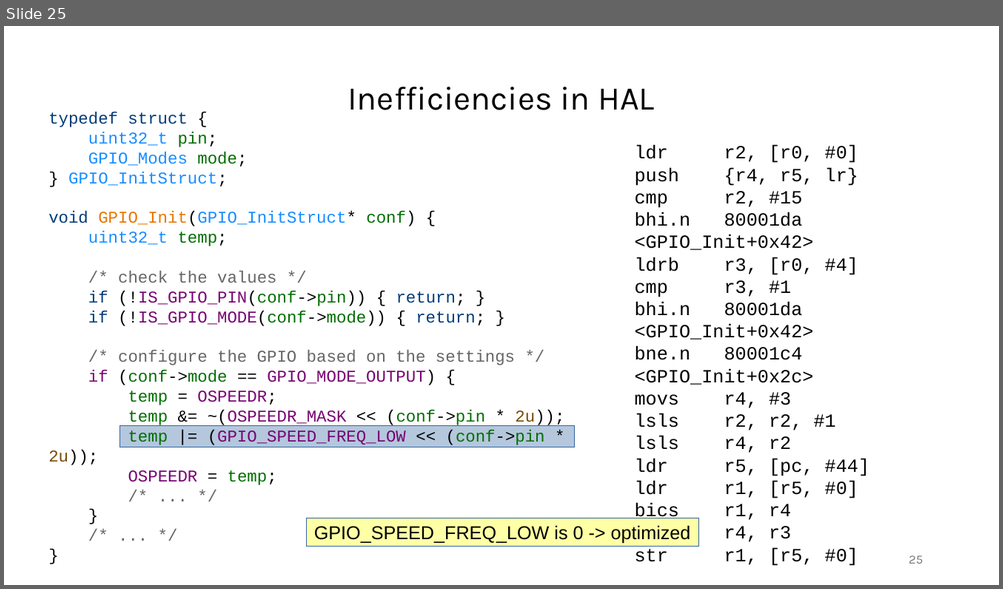
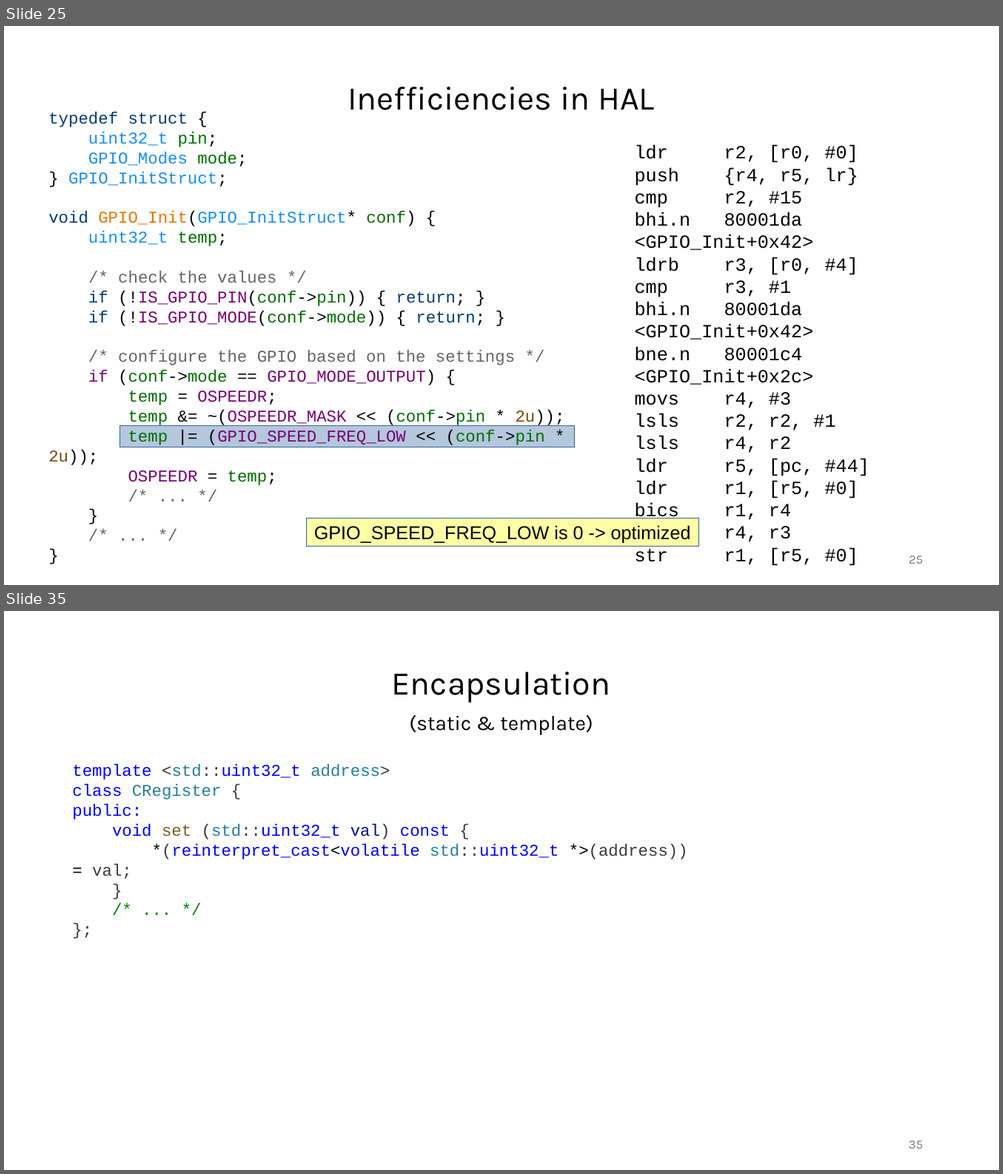
Before and after one commit to janos32783/cppcon_2024_cost_cpp_abstractions, a slide deck: presentation/cppcon.pptx. Shown one above the other, each under a label of ours: slide 25 before the commit, slides 25 and 35 after it; the slides between them are not shown. The pictures are 1003x589 and 1003x1174 pixels, drawn with LibreOffice and Linux fonts; fonts in the diff are those of the drawing. Boxes give left, top, right and bottom in pixels: in the first picture for what was removed or moved away, otherwise in the second. Text is boxed around its words. In the diff, an @@ line names an element or a change of style, - is before the commit and + after.

Commit message:
encapsulation work in progress

```diff
--- a/presentation/cppcon.pptx
+++ b/presentation/cppcon.pptx
@@ slide 35 added at (4,611,999,1170), background #FFFFFF @@
@@ text added at (392,672,611,735), 20 pt, text #000000 @@
+Encapsulation
+(static & template)
@@ text added at (72,764,688,879), 16 pt, text #0000FF @@
+template <std::uint32_t address>
+class CRegister {
+public:
+void set (std::uint32_t val) const {
+*(reinterpret_cast<volatile std::uint32_t *>(address)) = val;
+}
+/* ... */
+};
@@ page number added at (908,1141,922,1149), 12 pt, text #787878 @@
+35
```
Also in this commit, not shown: 2 slides changed, 8 other slides added, 7 other files.
